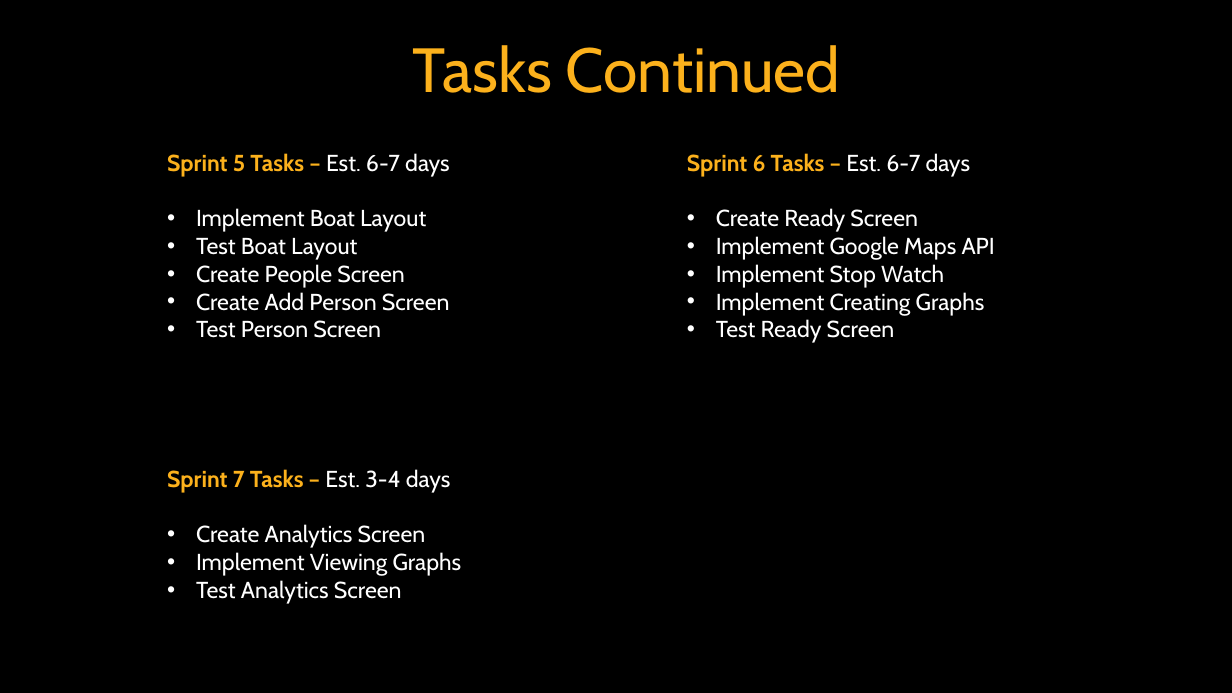
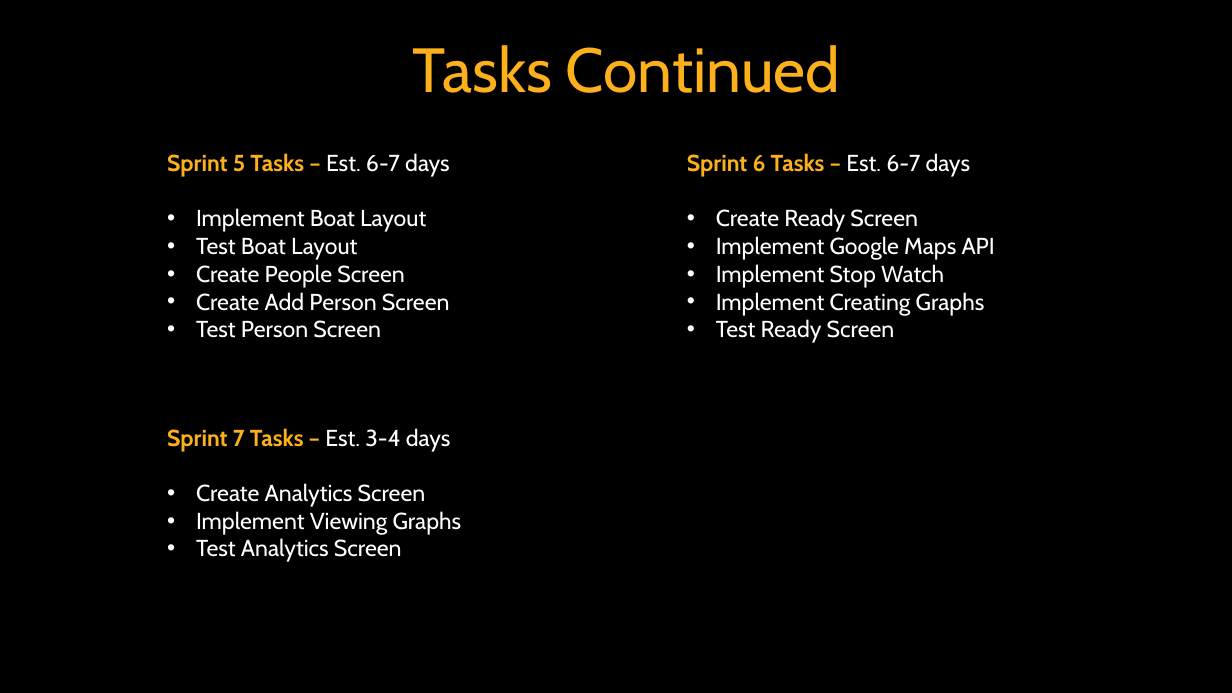
Before and after one commit to AB-Cobb/Capstone, a slide deck: slide 9 of docs/Capstone Presentation.pptx. Drawn at 1232x693 pixels with LibreOffice and Linux fonts; fonts in the diff are those of the drawing; background and template pictures are left out. Boxes give left, top, right and bottom in pixels: in the first picture for what was removed or moved away, otherwise in the second. Text is boxed around its words. In the diff, an @@ line names an element or a change of style, - is before the commit and + after.

Commit message:
more updates to presentation

```diff
--- a/docs/Capstone Presentation.pptx
+++ b/docs/Capstone Presentation.pptx
@@ text "Sprint 7 Tasks – Est. ...": place and size @@
-text "Sprint 7 Tasks – Est. ..." at box(167, 469, 462, 604)
+text "Sprint 7 Tasks – Est. ..." at box(167, 428, 462, 562)
```
Also in this commit, not shown: 1 other slide changed.
